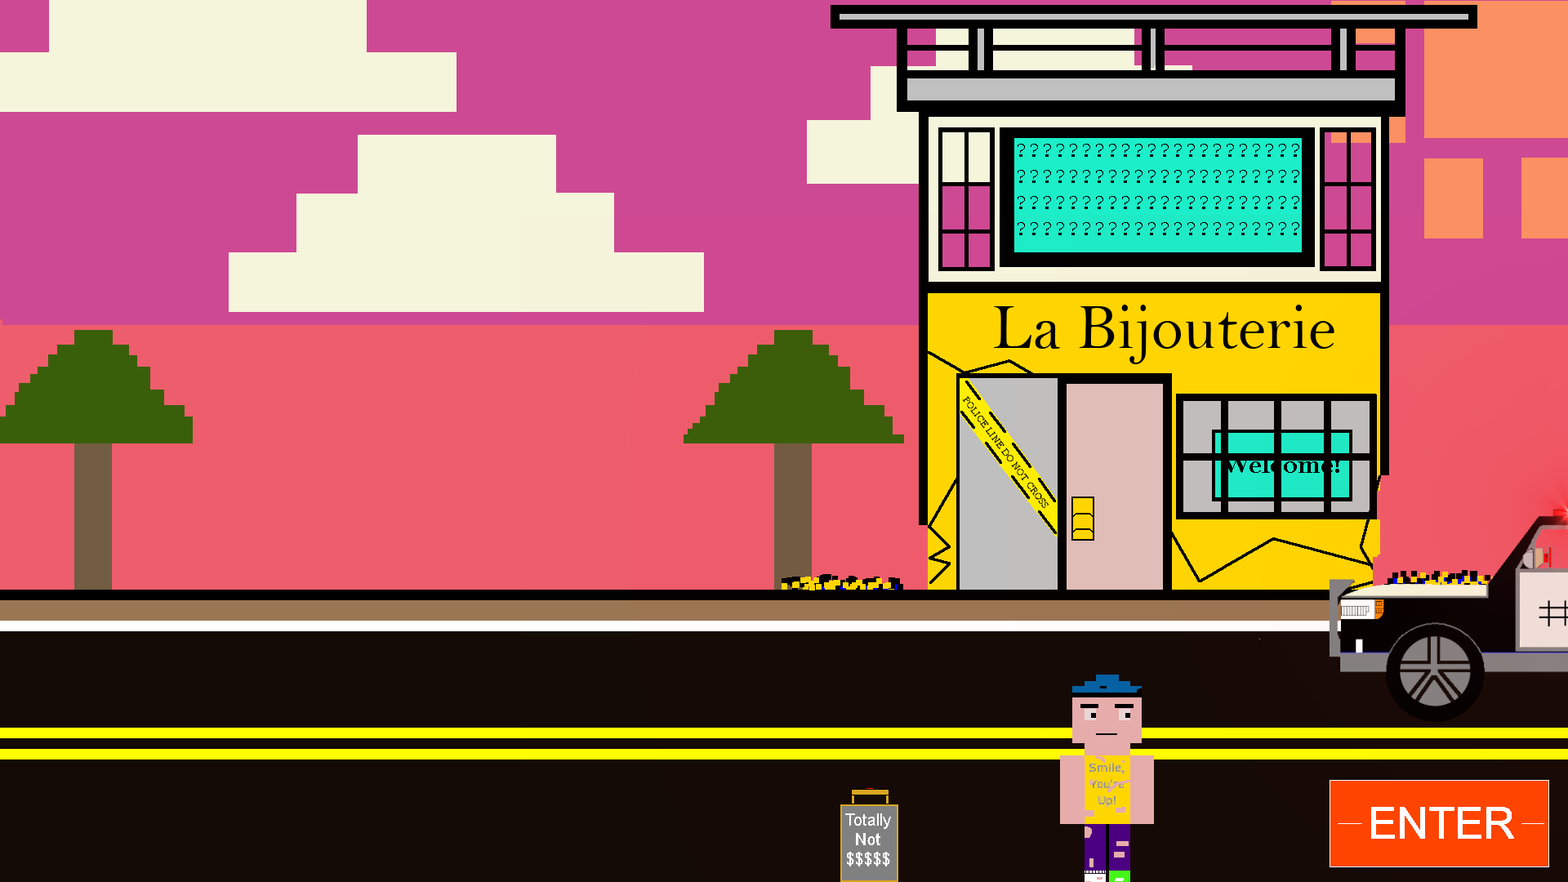
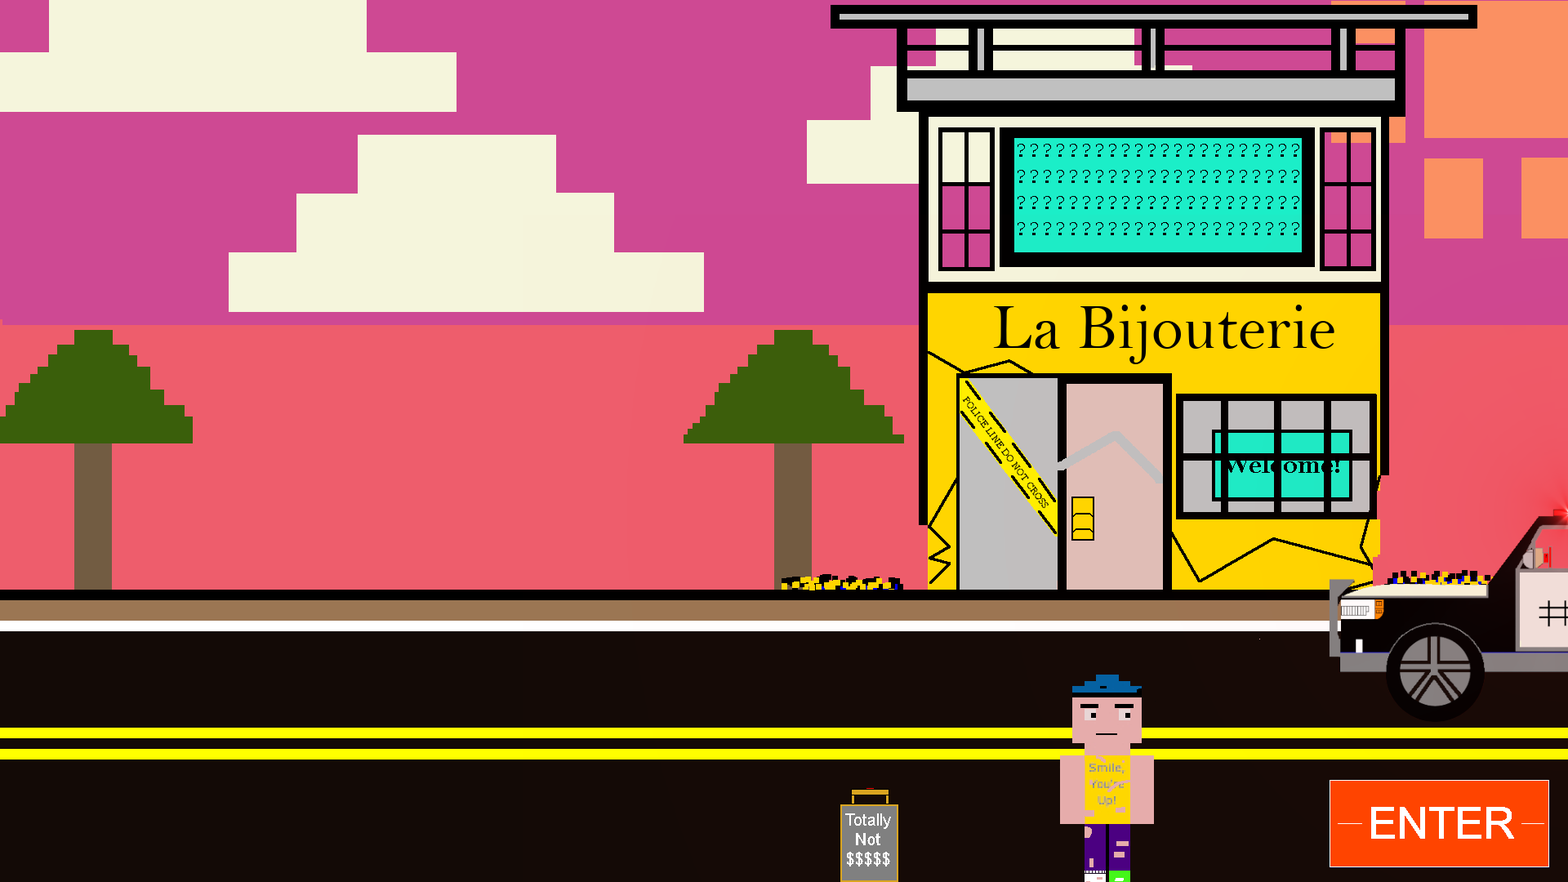
Two versions of the same layered image (1568x882). Layer-by-layer changes:
added layer "Background copy #8" above "Background copy #7" over [1057, 431, 1163, 484]
hid "Background copy #7" over [1057, 431, 1163, 484]